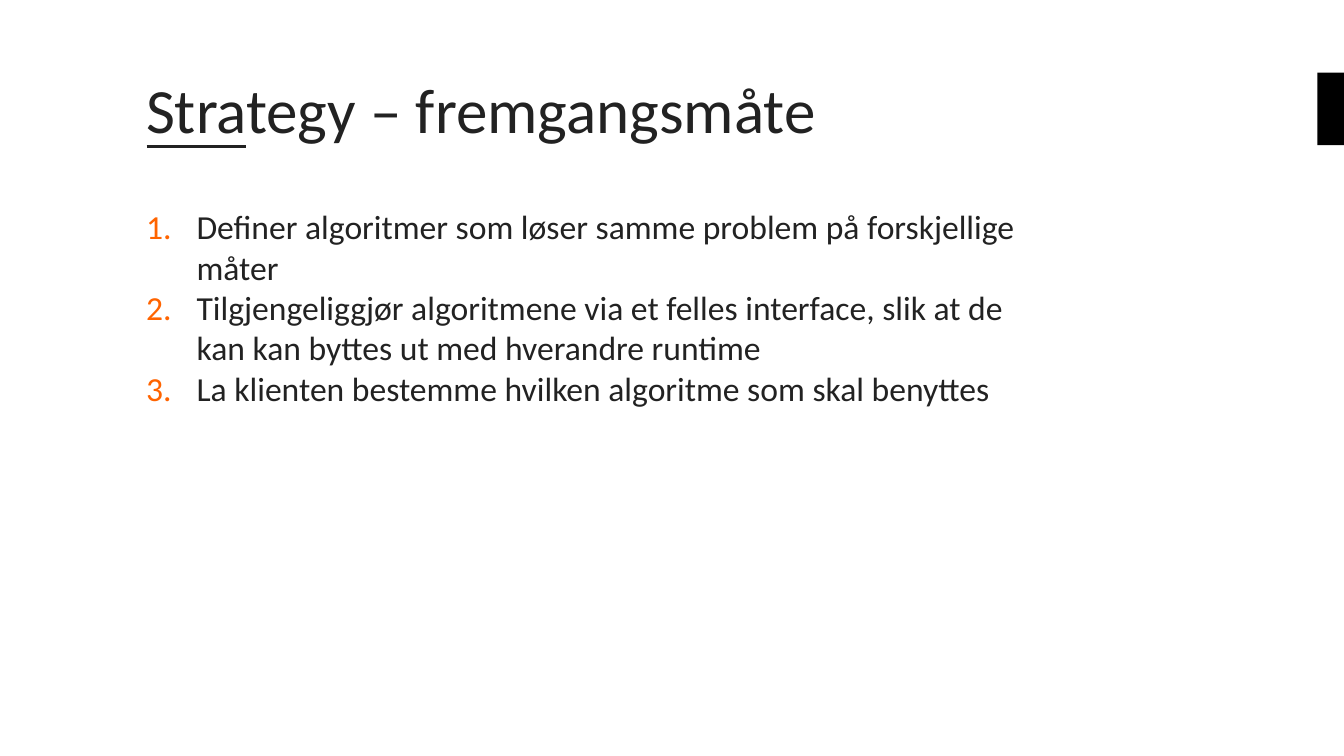
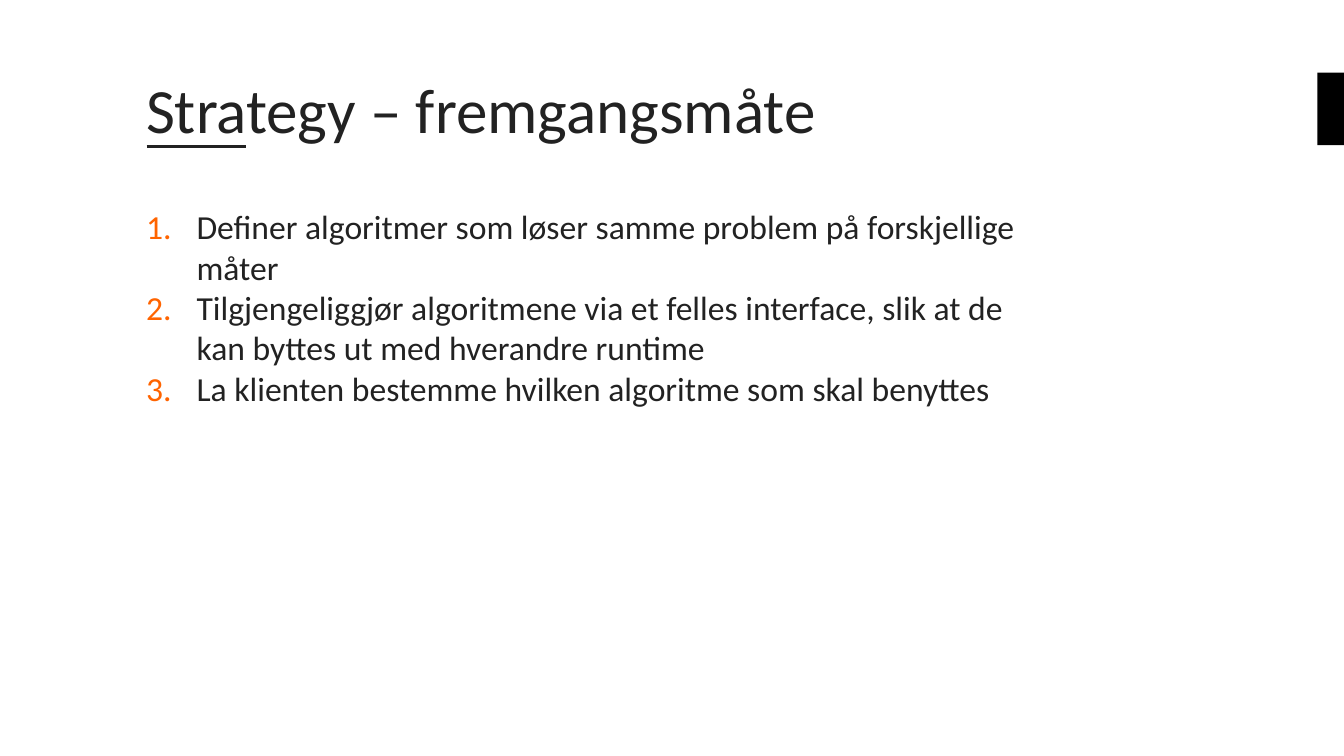
Before and after one commit to bouvet/VisitorAndStrategyPattern, a slide deck: slide 9 of Presentasjon.pptx. Drawn at 1344x756 pixels with LibreOffice and Linux fonts; fonts in the diff are those of the drawing; background and template pictures are left out. Boxes give left, top, right and bottom in pixels: in the first picture for what was removed or moved away, otherwise in the second. Text is boxed around its words. In the diff, an @@ line names an element or a change of style, - is before the commit and + after.

Commit message:
Skrivefeil rettet

```diff
--- a/Presentasjon.pptx
+++ b/Presentasjon.pptx
@@ text at (x1=197, y1=296, x2=1002, y2=366): text changed @@
-2. Tilgjengeliggjør algoritmene via et felles interface, slik at de kan kan byttes ut med hverandre runtime
+2. Tilgjengeliggjør algoritmene via et felles interface, slik at de kan byttes ut med hverandre runtime
```
